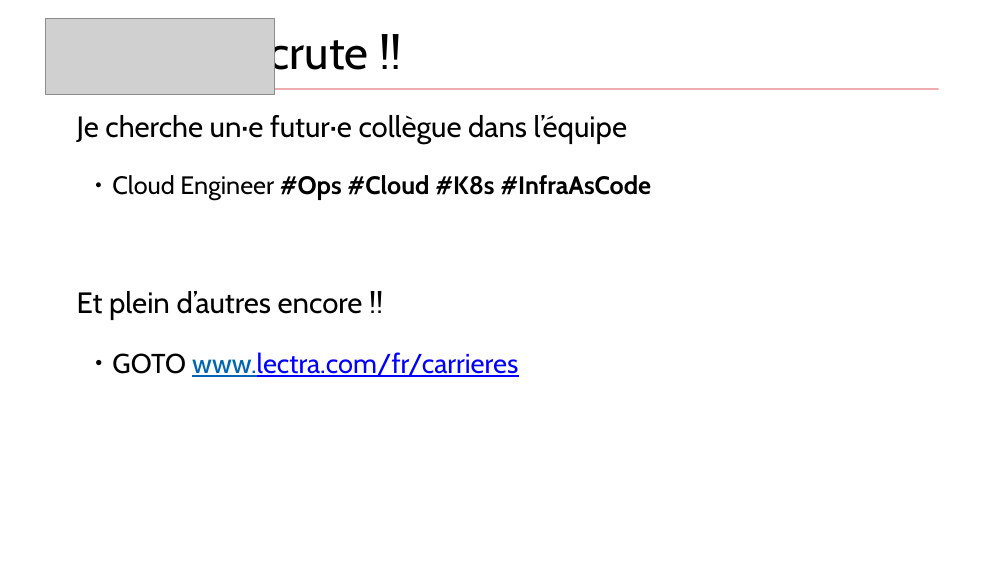
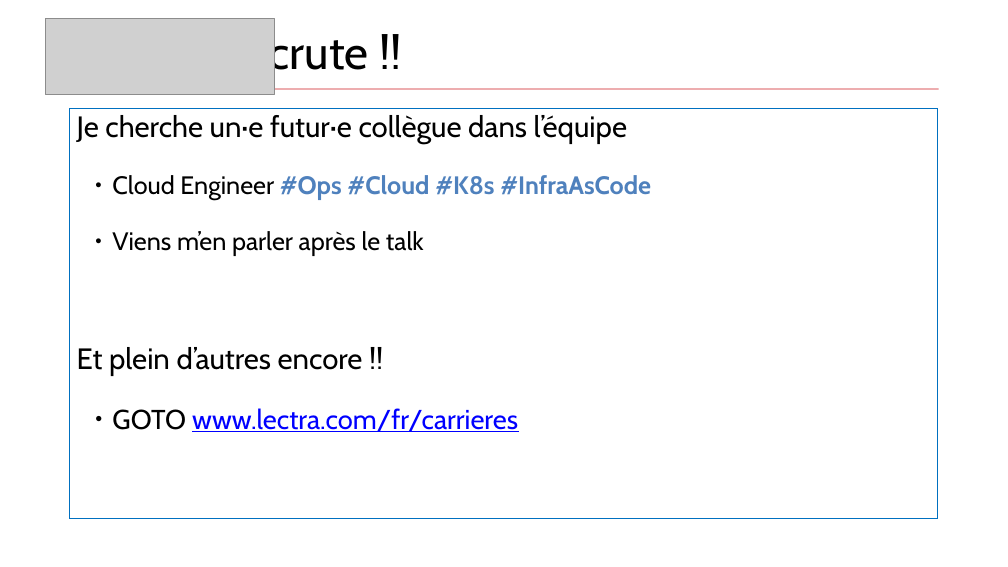
Before and after one commit to zwindler/cncf-meetup-bdx-2019-thanos, a slide deck: slide 6 of binaries/CNCF_meetup6_Thanos.pptx. Drawn at 1008x567 pixels with LibreOffice and Linux fonts; fonts in the diff are those of the drawing; grey boxes stand for pictures. Boxes give left, top, right and bottom in pixels: in the first picture for what was removed or moved away, otherwise in the second. Text is boxed around its words. In the diff, an @@ line names an element or a change of style, - is before the commit and + after.

```diff
--- a/binaries/CNCF_meetup6_Thanos.pptx
+++ b/binaries/CNCF_meetup6_Thanos.pptx
@@ rectangle "Je cherche un·e futur·e collègue ...": place and size @@
-rectangle "Je cherche un·e futur·e collègue ..." at (77, 115, 651, 377)
+rectangle "Je cherche un·e futur·e collègue ..." at (70, 108, 938, 518)
@@ rectangle "Je cherche un·e futur·e collègue ..." at (70, 108, 938, 518): outline none to #0070C0 0.75 pt @@
@@ text in rectangle at (112, 175, 651, 432): text colour #000000 to #4F81BD in "#Ops #Cloud #K8s #InfraAsCode"; text colour #0066B3 to #0000FF in "www.lectra.com/fr/carrieres" @@
@@ text in rectangle at (112, 231, 424, 256): paragraph added @@
+  ● Viens m’en parler après le talk
```
Also in this commit, not shown: 12 other slides changed, 2 slides removed, 14 other files.
